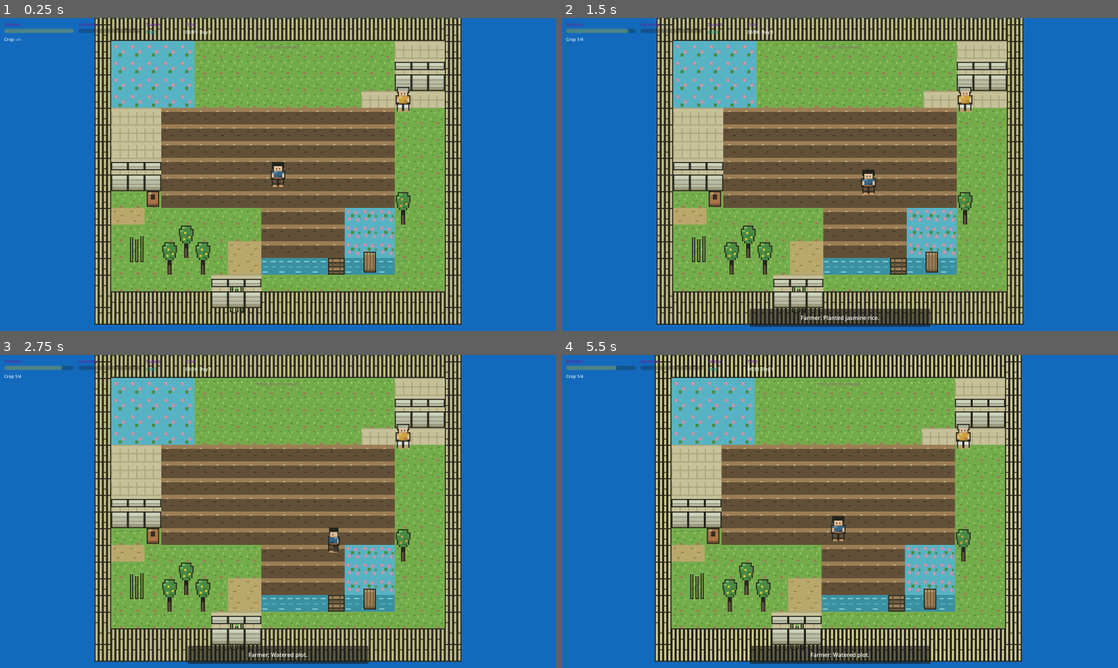
Above: before the commit, frames 1-4 (two rows, left to right).
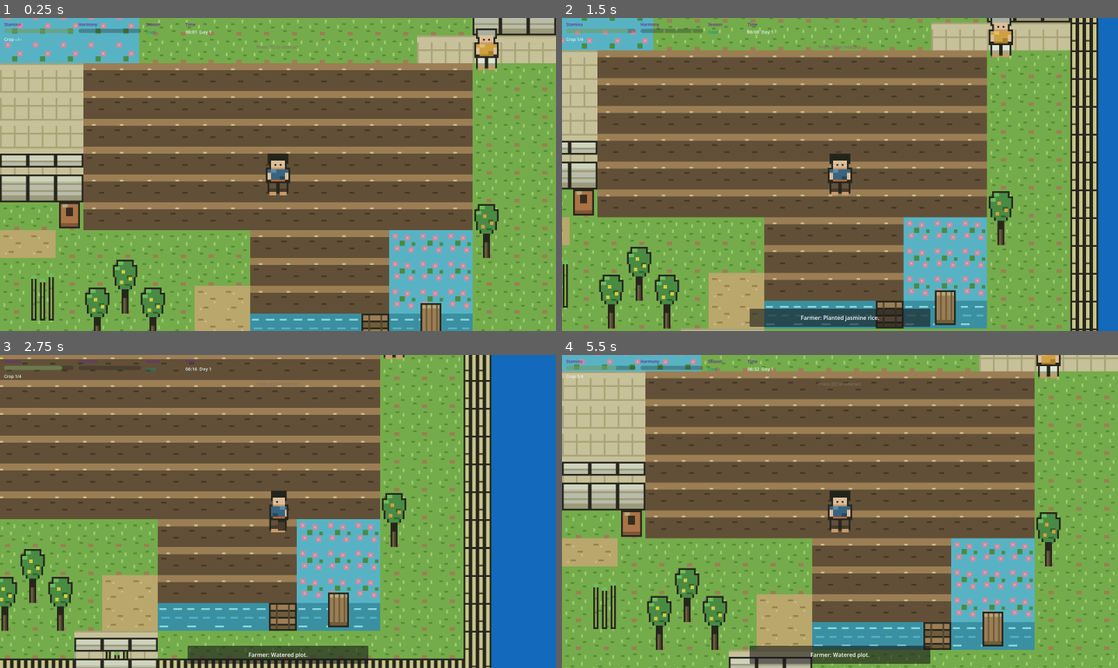
Above: after the commit, the same moments.

Repository: GRITui/slowlife-simulator
Game: Godot game, scene res://scenes/core/Main.tscn
Same seed, same stepped clock (60 frames per second), same inputs: the game is played once before the commit and once after it.
Inputs:
- Up to frame 1 (0.25 s): no input
- Up to frame 2 (1.5 s): tap E (interact) at 0.5, 1.35 s; hold Right (move_right) 0.53-1.28 s; hold E (interact) 0.53-1.28 s; hold Down (move_down) from 1.28 s (still down)
- Up to frame 3 (2.75 s): tap E (interact) at 2 s; release Down (move_down) at 2.03 s; hold Right (move_right) from 2.03 s (still down); hold E (interact) from 2.03 s (still down)
- Up to frame 4 (5.5 s): release Right (move_right) at 2.78 s; release E (interact) at 2.78 s; hold Up (move_up) 2.78-3.53 s; tap E (interact) at 2.85, 3.5, 4.35 s; hold E (interact) 3.53-4.28 s; hold Left (move_left) 3.53-5.03 s; hold Down (move_down) from 5.03 s (still down); hold E (interact) from 5.03 s (still down)

The runs differ from the first frame. In frame 1, 85% of the frame differs, in the area x 0-100%, y 0-100%; in frame 2, 81%; in frame 3, 73%; in frame 4, 87%.

Commit message:
TASK-008: camera center-lock + zoom tune (3/4 canon)
Player.tscn Camera2D:
- current -> enabled (Godot 4.7 removed the 'current' property; 'enabled'
  is the replacement, per issue #5's own note -- previously silently
  ignored)
- drag_horizontal_enabled / drag_vertical_enabled -> false (hard center-lock)
- position_smoothing_enabled -> false (no lag)
- zoom 1 -> 1.6667

Zoom recalculated for the post-redesign 48px tile canon (issue #5's
2.2-2.5 target was computed for the old 32px tiles: rows_visible =
viewport_height / (TILE * zoom), 900 / (32*2.5) = 11.25 rows, exact-fit
the 20-wide grid width at 1600x900). Scaling that same framing to TILE=48
gives zoom = 1600 / (48*20) = 1.6667 -- same 11.25 rows / 20-col exact-fit
framing the issue specified, just re-derived for the current tile size
instead of reusing a stale literal value.

Verified visually (Godot + Xvfb + OpenGL software render, not just
headless assertions): player pinned to screen center, no drag drift,
Y-sort correct, bamboo ring + Deep Pond backdrop frame the edges, POINT
filtering crisp with no shimmer. HUD (separate CanvasLayer) unaffected.

CI: scripts/ci/run_gate.sh all green, 48 engine + 54 content tests.

Diff:
--- a/scenes/entities/Player.tscn
+++ b/scenes/entities/Player.tscn
@@ -126,9 +126,8 @@
 shape = SubResource("RectangleShape2D_pl")
 
 [node name="Camera2D" type="Camera2D" parent="."]
-current = true
-zoom = Vector2(1, 1)
-limit_smoothed = true
-position_smoothing_enabled = true
-drag_horizontal_enabled = true
-drag_vertical_enabled = true
+enabled = true
+zoom = Vector2(1.6667, 1.6667)
+position_smoothing_enabled = false
+drag_horizontal_enabled = false
+drag_vertical_enabled = false
